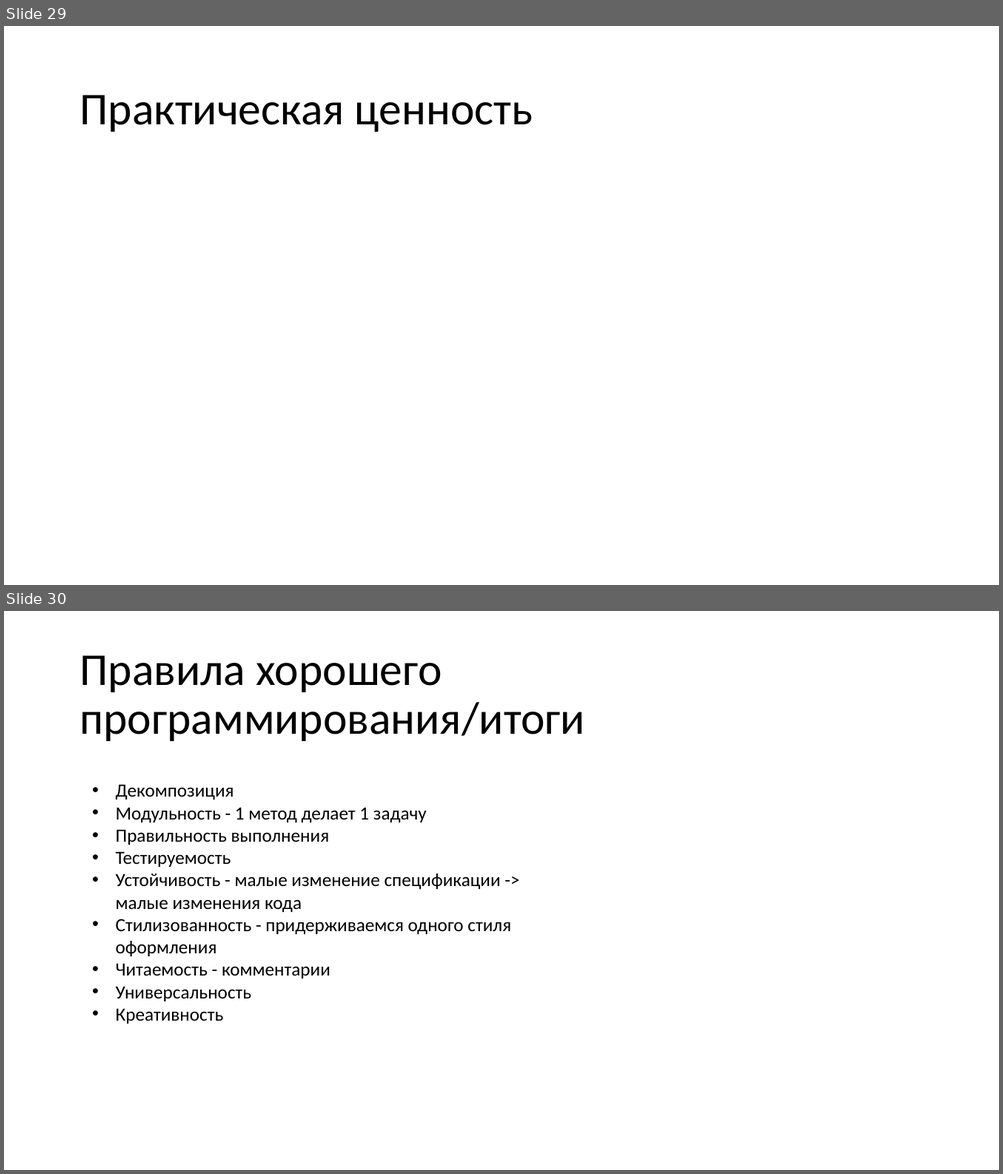
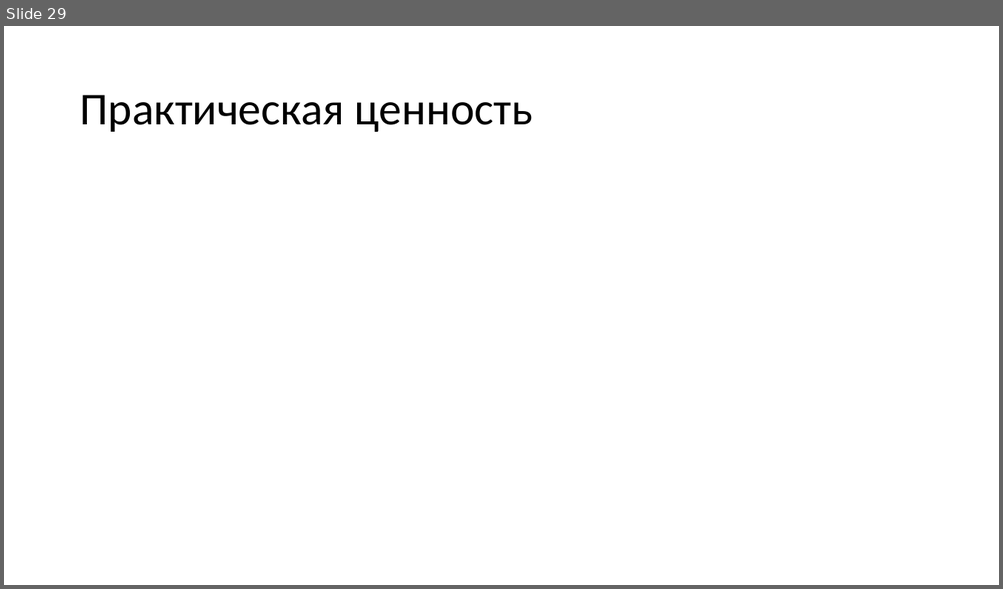
Before and after one commit to N0tilT/Timelon, a slide deck: docs/Timelon.pptx. Shown one above the other, each under a label of ours: slides 29 and 30 before the commit, slide 29 after it. The pictures are 1003x1174 and 1003x589 pixels, drawn with LibreOffice and Linux fonts; fonts in the diff are those of the drawing. Boxes give left, top, right and bottom in pixels: in the first picture for what was removed or moved away, otherwise in the second. Text is boxed around its words. In the diff, an @@ line names an element or a change of style, - is before the commit and + after.

```diff
--- a/docs/Timelon.pptx
+++ b/docs/Timelon.pptx
@@ slide 30 removed at box(4, 611, 999, 1170), background #FFFFFF @@
@@ title removed at box(79, 655, 585, 741) @@
-Правила хорошего программирования/итоги
@@ text removed at box(116, 784, 511, 1024) @@
-• Декомпозиция
-• Модульность - 1 метод делает 1 задачу
-• Правильность выполнения
-• Тестируемость
-• Устойчивость - малые изменение спецификации -> малые изменения кода
-• Стилизованность - придерживаемся одного стиля оформления
-• Читаемость - комментарии
-• Универсальность
-• Креативность
```
Also in this commit, not shown: 5 slides changed.
